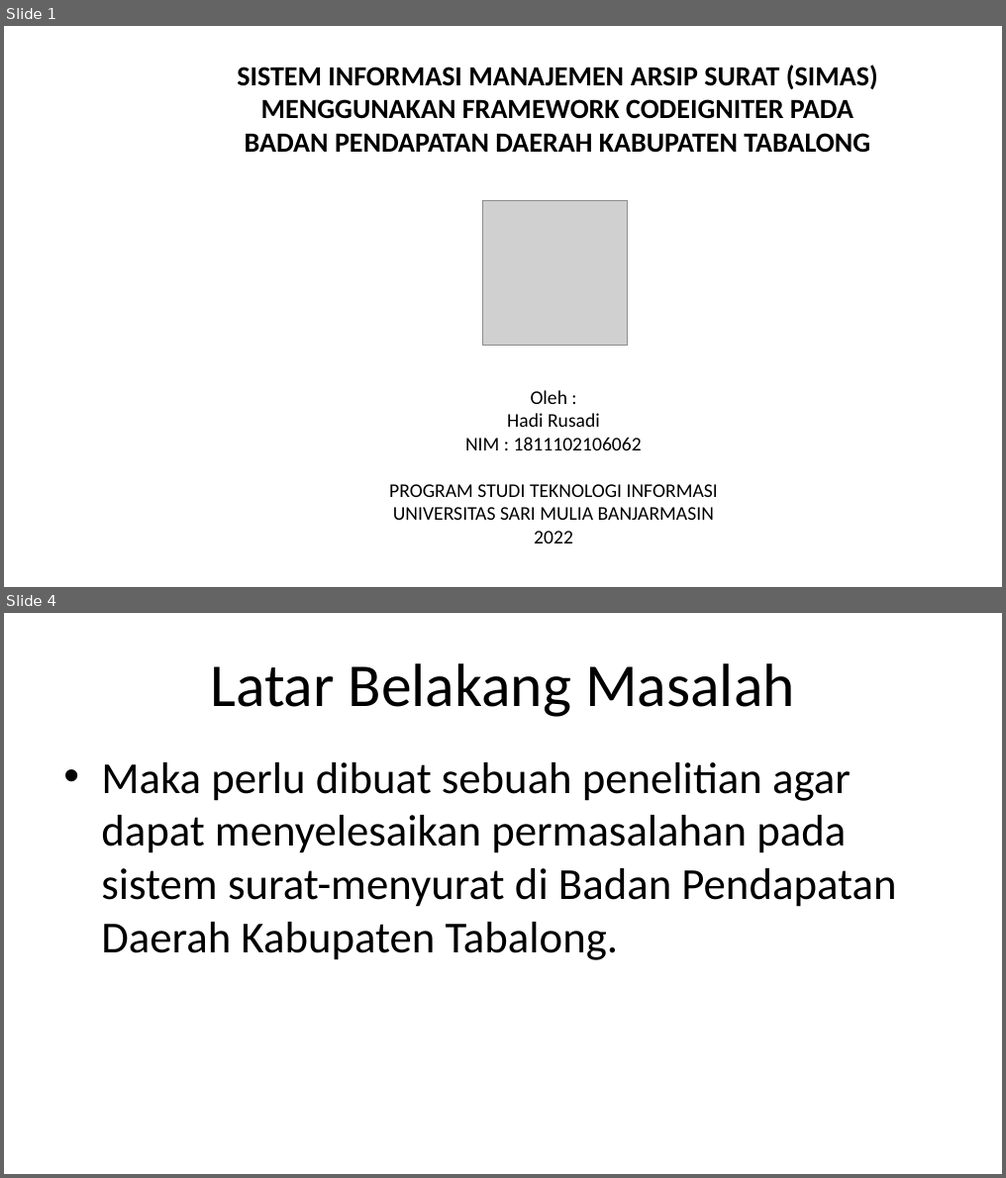
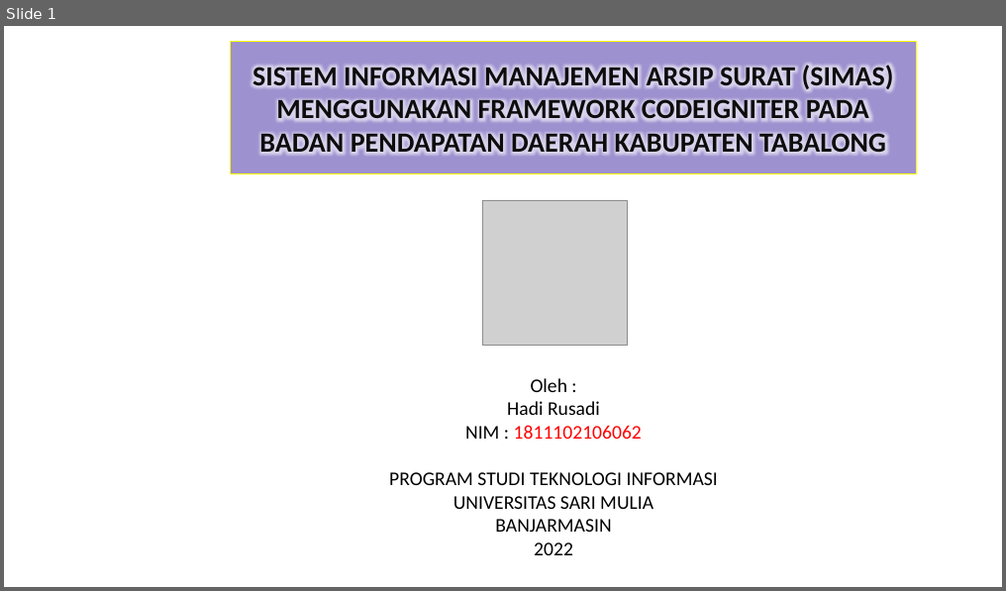
Before and after one commit to Rusadi-0/KULIAH, a slide deck: sip/sidang.pptx. Shown one above the other, each under a label of ours: slides 1 and 4 before the commit, slide 1 after it; the slides between them are not shown. The pictures are 1006x1178 and 1006x591 pixels, drawn with LibreOffice and Linux fonts; fonts in the diff are those of the drawing; grey boxes stand for pictures; background and template pictures are left out. Boxes give left, top, right and bottom in pixels: in the first picture for what was removed or moved away, otherwise in the second. Text is boxed around its words. In the diff, an @@ line names an element or a change of style, - is before the commit and + after.

```diff
--- a/sip/sidang.pptx
+++ b/sip/sidang.pptx
@@ slide 4 removed at <box>4,613,1002,1174</box>, background picture (left out) @@
@@ title removed at <box>210,663,795,717</box> @@
-Latar Belakang Masalah
@@ text removed at <box>101,762,896,960</box> @@
-• Maka perlu dibuat sebuah penelitian agar dapat menyelesaikan permasalahan pada sistem surat-menyurat di Badan Pendapatan Daerah Kabupaten Tabalong.
@@ slide 1 changed as well @@
@@ title "SISTEM INFORMASI MANAJEMEN ARSIP SURAT ...": place and size @@
-title "SISTEM INFORMASI MANAJEMEN ARSIP SURAT ..." at <box>237,65,878,153</box>
+title "SISTEM INFORMASI MANAJEMEN ARSIP SURAT ..." at <box>231,42,917,174</box>
@@ title "SISTEM INFORMASI MANAJEMEN ARSIP SURAT ..." at <box>231,42,917,174</box>: text colour #000000 to #0D0D0D; fill none to #462DA3 at 52% opacity; outline none to #FFFF00 1 pt @@
@@ text at <box>465,425,642,439</box>: text colour #000000 to #FF0000 in "1811102106062" @@
@@ text at <box>453,496,653,532</box>: text changed @@
-UNIVERSITAS SARI MULIA BANJARMASIN
+UNIVERSITAS SARI MULIA
+BANJARMASIN
```
Also in this commit, not shown: 1 other slide changed, 4 slides added, 8 other slides removed, 5 other files.
